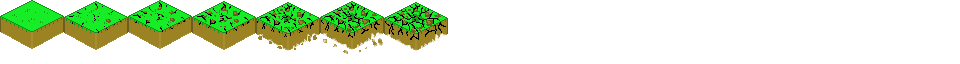
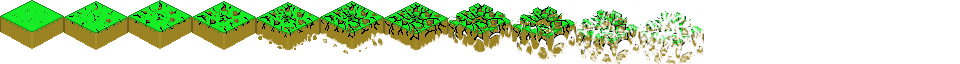
Comparing the layer stacks of the two (960, 64) images. Changes:
renamed "Hintergrund" to "Eingefügte Ebene", painted on it over [448, 2, 704, 64]
